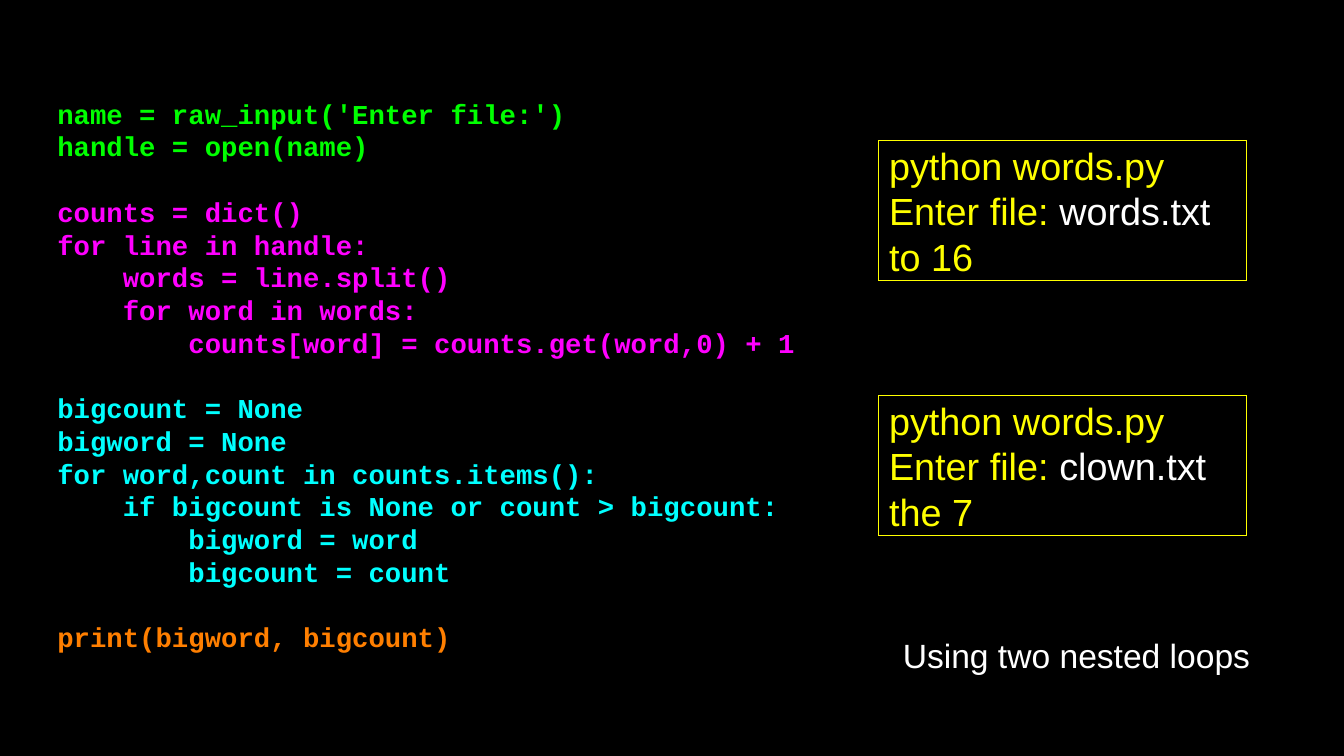
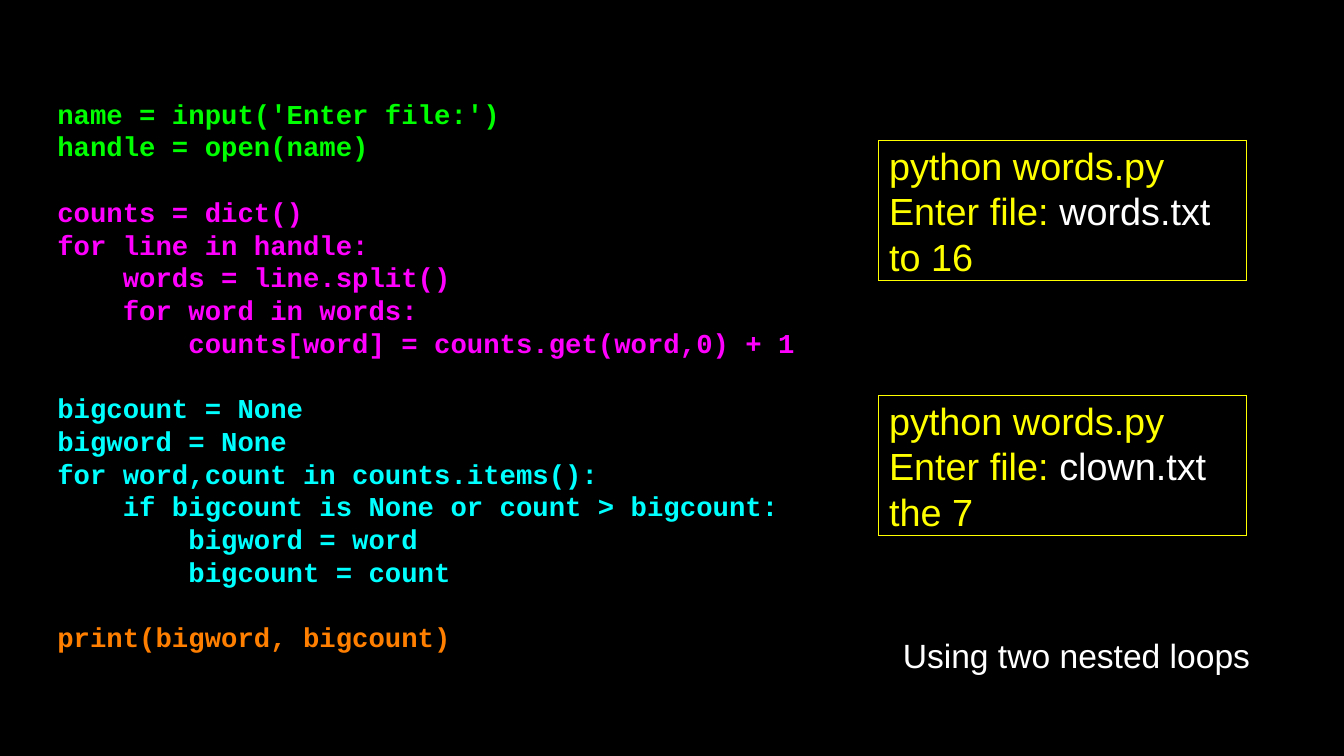
Before and after one commit to csev/py4e, a slide deck: slide 29 of lectures3/Pythonlearn-09-Dictionaries.pptx. Drawn at 1344x756 pixels with LibreOffice and Linux fonts; fonts in the diff are those of the drawing. Boxes give left, top, right and bottom in pixels: in the first picture for what was removed or moved away, otherwise in the second. Text is boxed around its words. In the diff, an @@ line names an element or a change of style, - is before the commit and + after.

```diff
--- a/lectures3/Pythonlearn-09-Dictionaries.pptx
+++ b/lectures3/Pythonlearn-09-Dictionaries.pptx
@@ text at (57,104,500,130): text changed @@
-name = raw_input('Enter file:')
+name = input('Enter file:')
```
Also in this commit, not shown: 2 other slides changed, 3 other files.
